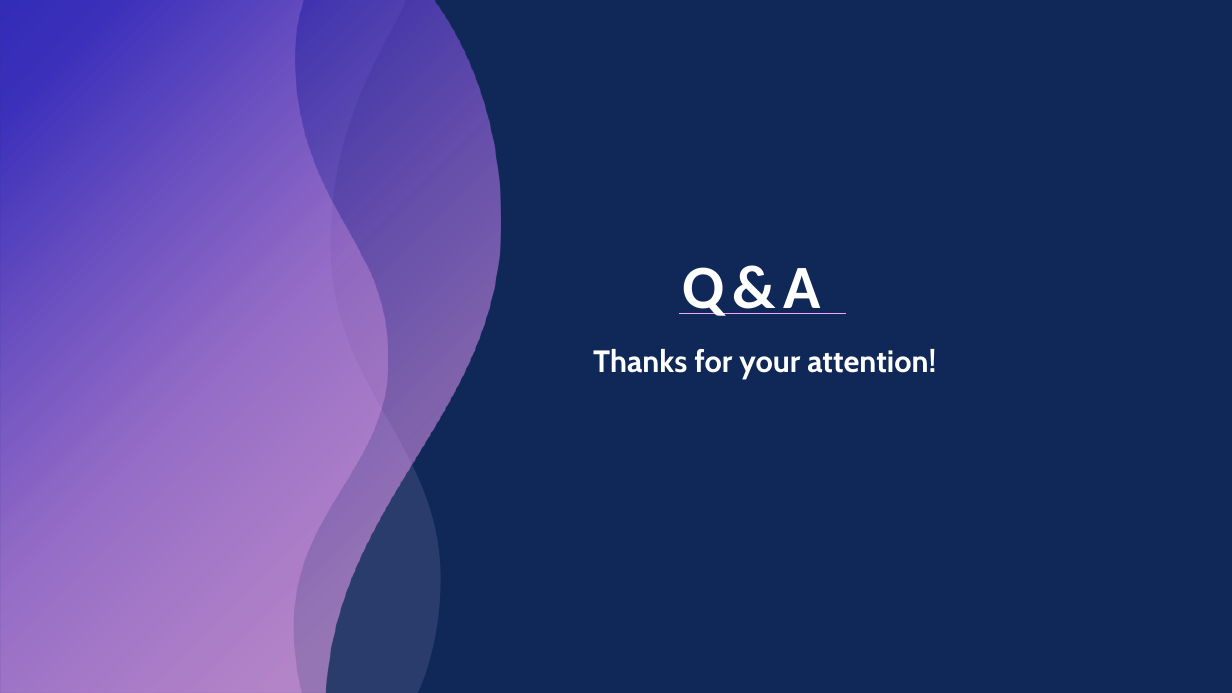
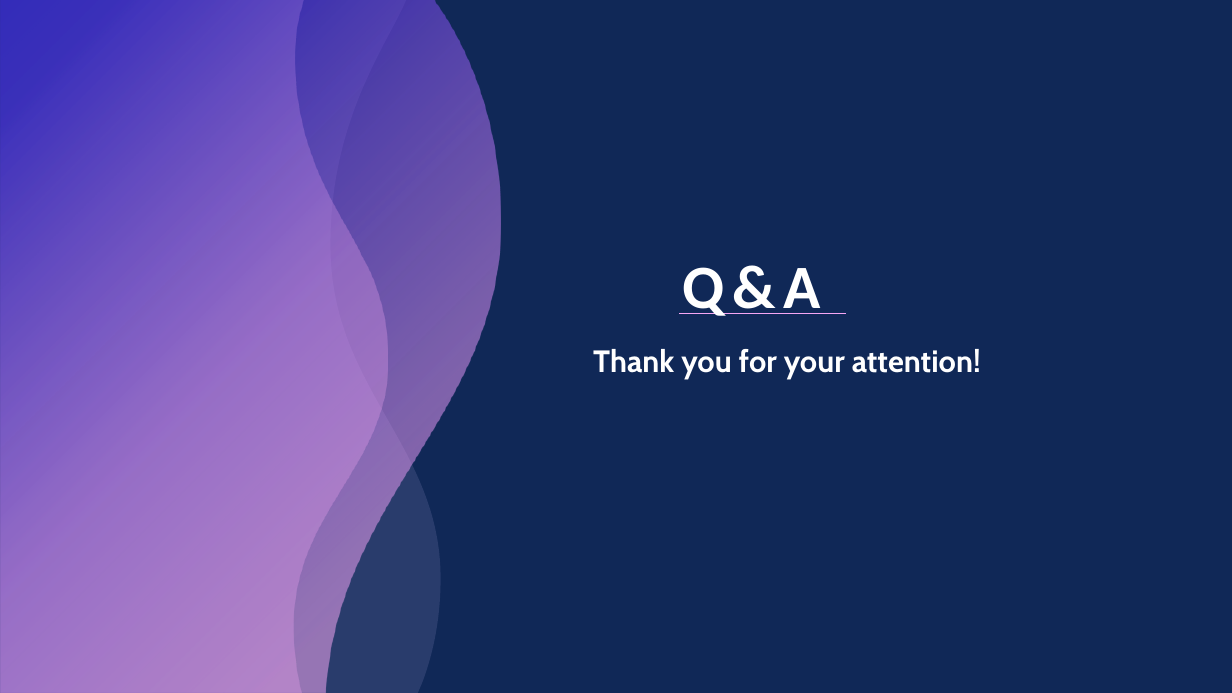
Before and after one commit to TaviEz/FitTrackWithMLP, a slide deck: slide 11 of Documentation/Prezentare Disertatie.pptx (slide 9 before the commit). Drawn at 1232x693 pixels with LibreOffice and Linux fonts; fonts in the diff are those of the drawing. Boxes give left, top, right and bottom in pixels: in the first picture for what was removed or moved away, otherwise in the second. Text is boxed around its words. In the diff, an @@ line names an element or a change of style, - is before the commit and + after.

```diff
--- a/Documentation/Prezentare Disertatie.pptx
+++ b/Documentation/Prezentare Disertatie.pptx
@@ text at [593, 349, 981, 378]: text changed @@
-Thanks for your attention!
+Thank you for your attention!
```
Also in this commit, not shown: 3 other slides changed, 5 slides added, 3 slides removed.
